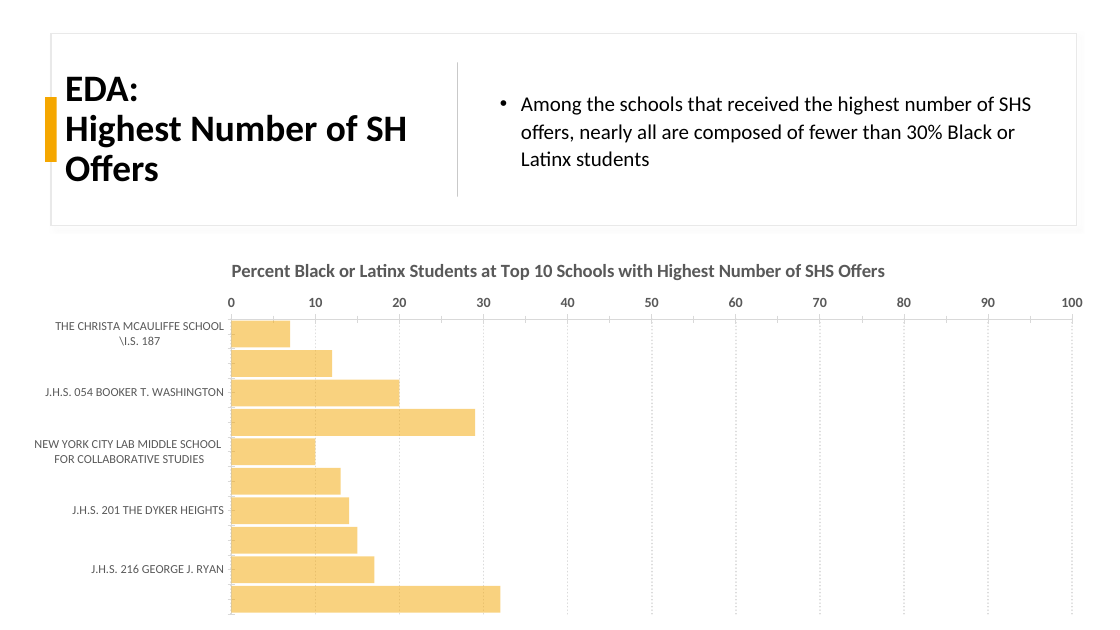
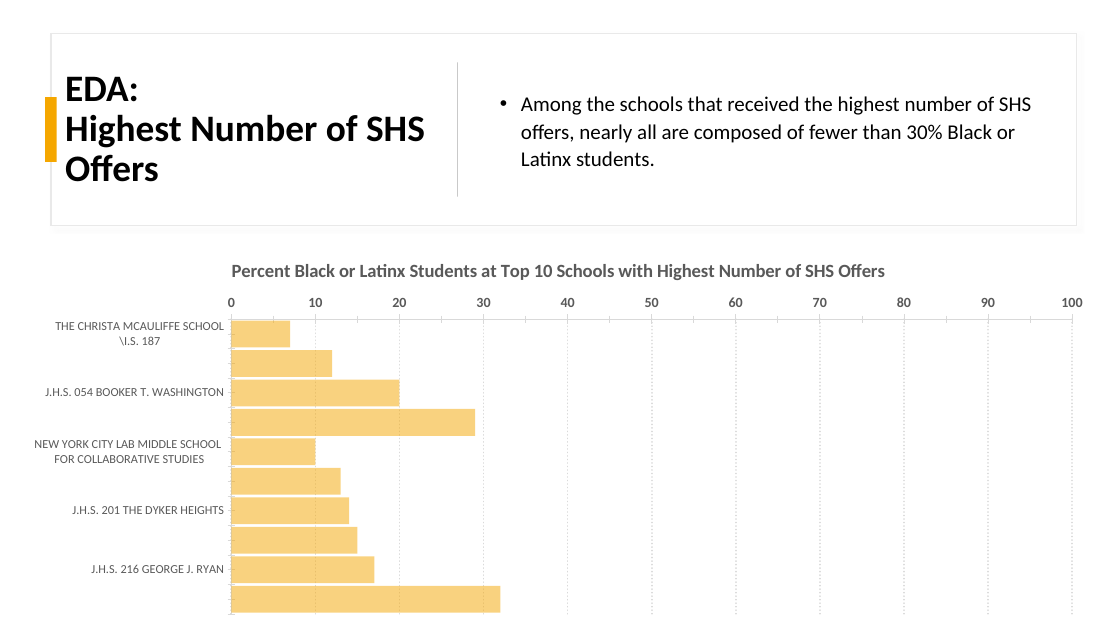
Before and after one commit to dj-m/CapstoneTwo, a slide deck: slide 9 of reports/submission/Capstone_Final_Presentation.pptx. Drawn at 1120x630 pixels with LibreOffice and Linux fonts; fonts in the diff are those of the drawing. Boxes give left, top, right and bottom in pixels: in the first picture for what was removed or moved away, otherwise in the second. Text is boxed around its words. In the diff, an @@ line names an element or a change of style, - is before the commit and + after.

```diff
--- a/reports/submission/Capstone_Final_Presentation.pptx
+++ b/reports/submission/Capstone_Final_Presentation.pptx
@@ title at [65,76,425,182]: text changed @@
-EDA:
-Highest Number of SH Offers
+EDA:
+Highest Number of SHS Offers
@@ text at [521,96,1031,166]: text changed @@
-• Among the schools that received the highest number of SHS offers, nearly all are composed of fewer than 30% Black or Latinx students
+• Among the schools that received the highest number of SHS offers, nearly all are composed of fewer than 30% Black or Latinx students.
```
Also in this commit, not shown: 5 other slides changed, 2 other files.
